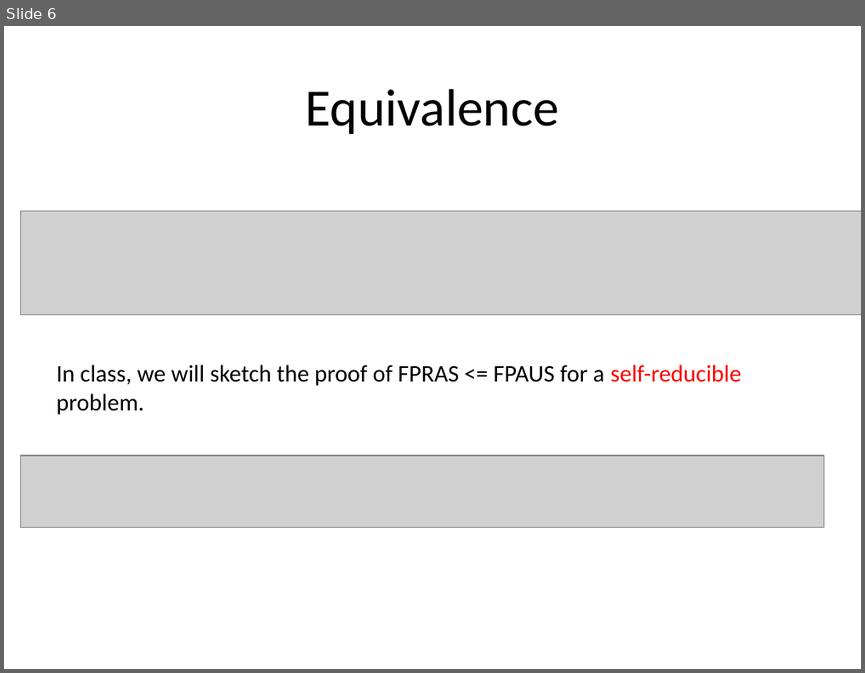
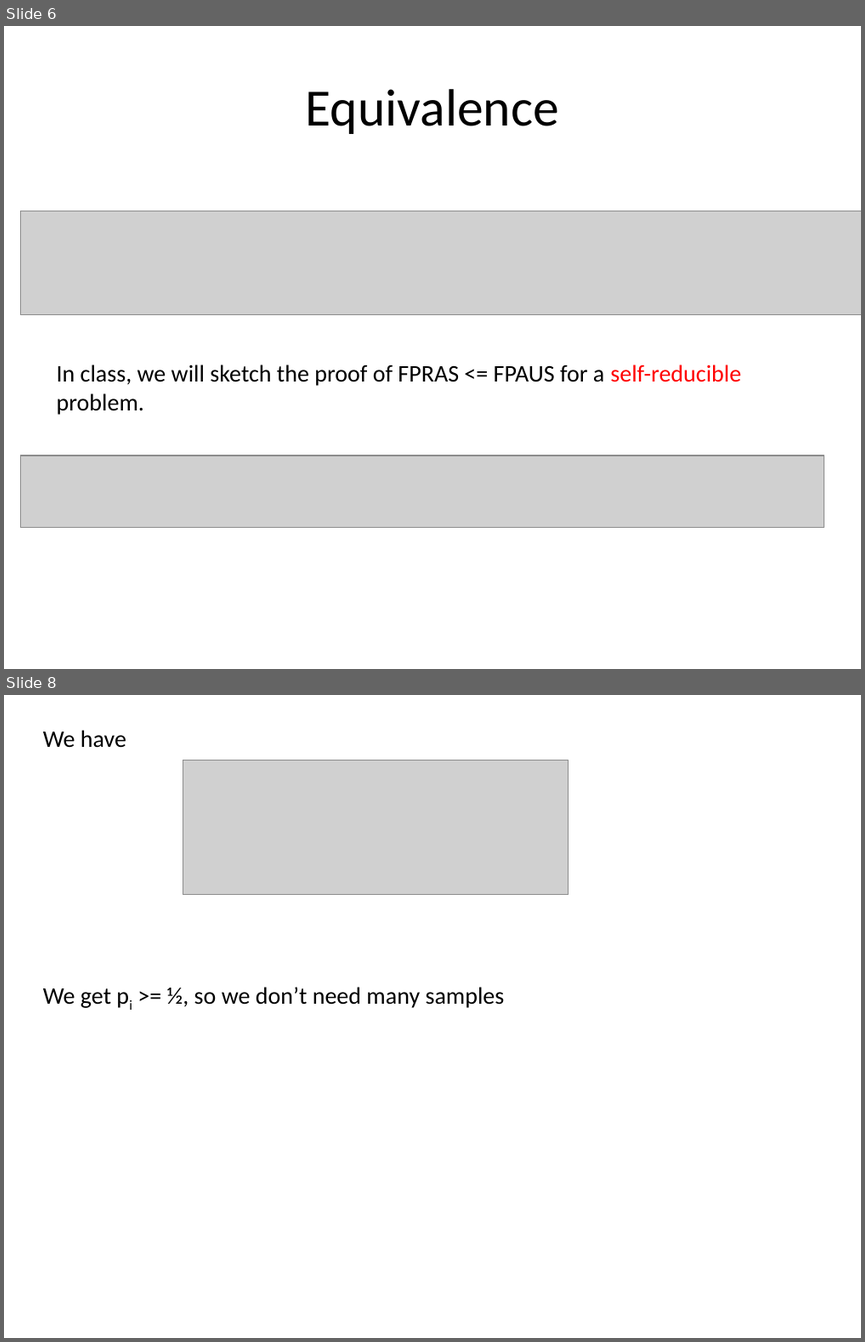
Before and after one commit to cloudygoose/homework_projects, a slide deck: approximate counting/approximate counting and sampling.pptx. Shown one above the other, each under a label of ours: slide 6 before the commit, slides 6 and 8 after it; the slides between them are not shown. The pictures are 865x673 and 865x1342 pixels, drawn with LibreOffice and Linux fonts; fonts in the diff are those of the drawing; grey boxes stand for pictures. Boxes give left, top, right and bottom in pixels: in the first picture for what was removed or moved away, otherwise in the second. Text is boxed around its words. In the diff, an @@ line names an element or a change of style, - is before the commit and + after.

```diff
--- a/approximate counting/approximate counting and sampling.pptx
+++ b/approximate counting/approximate counting and sampling.pptx
@@ slide 8 added at box(4, 695, 861, 1338), background #FFFFFF @@
@@ text added at box(43, 730, 505, 1008), 20 pt, text #000000 @@
+We have
+We get pi >= ½, so we don’t need many samples
@@ picture added at box(183, 760, 568, 895) @@
```
Also in this commit, not shown: 1 other slide added, 1 slide removed.
